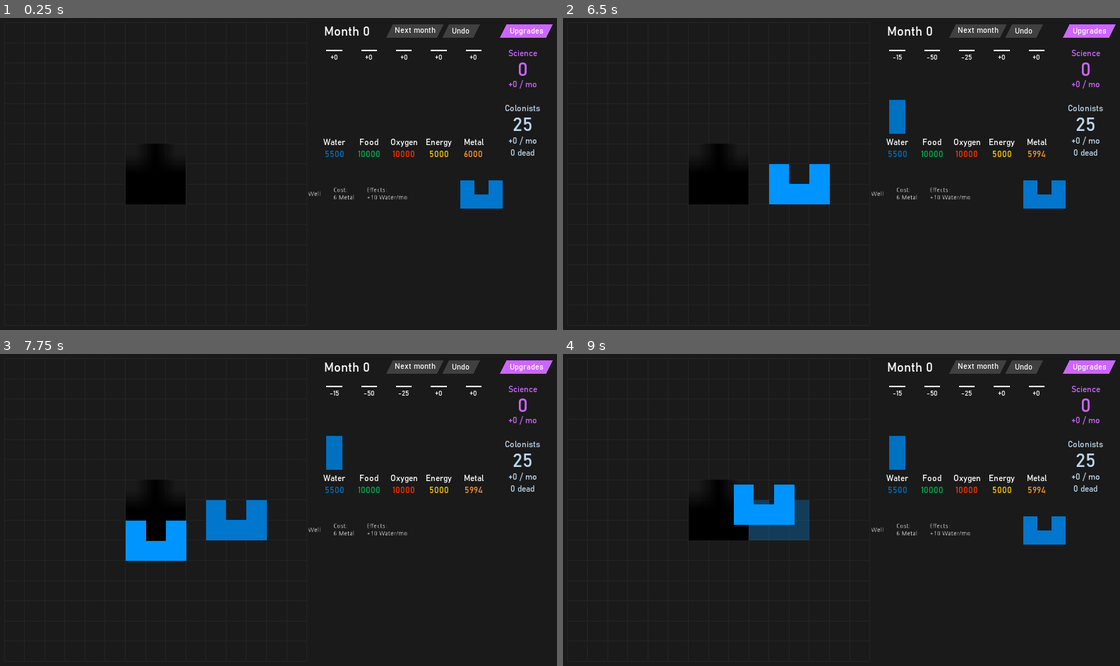
Above: before the commit, frames 1-4 (two rows, left to right).
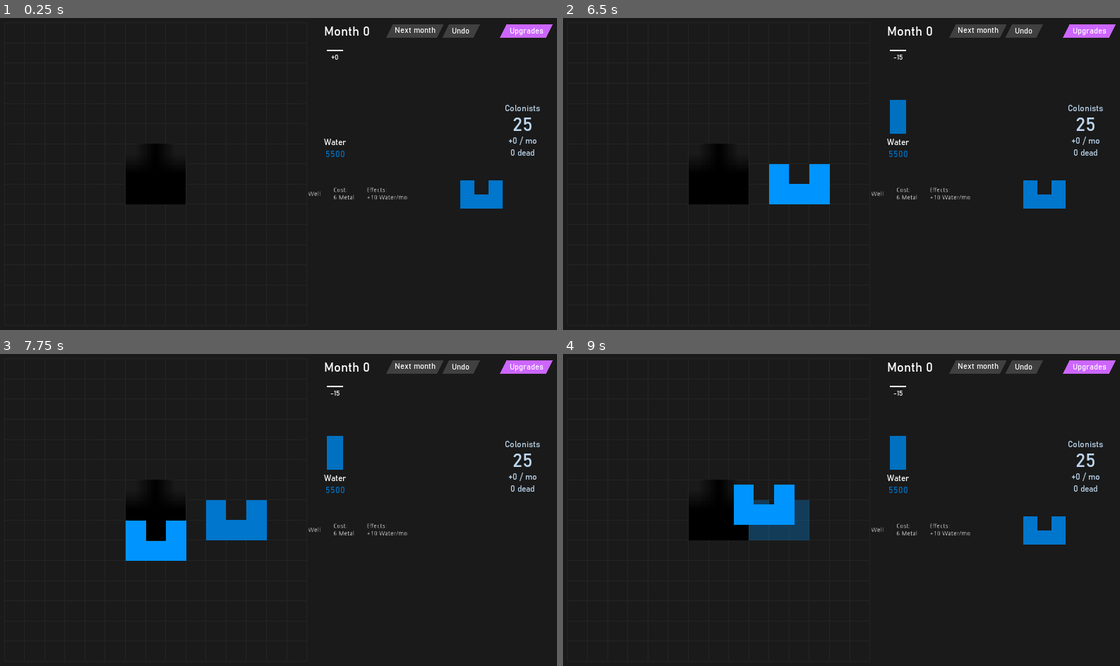
Above: after the commit, the same moments.

Repository: sirknightj/CEV-1
Game: Godot game, scene res://scenes/MainGameScene.tscn
Two runs of this game, one before a commit and one after it. Both use one fixed random seed, a clock stepped at 60 frames per second and the inputs below.
Inputs (mouse positions are in pixels of both pictures, inside the frame that each line leads up to):
- Up to frame 1 (0.25 s): no input
- Up to frame 2 (6.5 s): tap Enter at 0.5, 2, 3.5 s; drag from (718, 155) to (1030, 186) at 0.52 s; tap Space at 1.25, 2.75, 4.25 s; drag from (696, 174) to (1030, 186) at 1.27 s; move the mouse to (718, 174) at 2.02 s; press the mouse at (718, 174) at 2.03 s; release the mouse at (718, 174) at 2.75 s; drag from (741, 174) to (1058, 186) at 2.77 s; drag from (696, 192) to (1030, 202) at 3.52 s; drag from (718, 192) to (1030, 202) at 4.27 s; move the mouse to (741, 192) at 5.02 s; press the mouse at (741, 192) at 5.03 s; release the mouse at (741, 192) at 5.75 s; drag from (1030, 186) to (741, 174) at 5.77 s
- Up to frame 3 (7.75 s): drag from (467, 522) to (133, 528) at 6.52 s; drag from (467, 522) to (133, 528) at 7.27 s
- Up to frame 4 (9 s): move the mouse to (1058, 522) at 8.02 s; press the mouse at (1058, 522) at 8.03 s; release the mouse at (1058, 522) at 8.75 s; drag from (780, 510) to (674, 463) at 8.77 s

The runs differ from the first frame. In frame 1, 0.7% of the frame differs, in the area x 58-97%, y 10-45%; in frame 2, 0.7%; in frame 3, 0.7%; in frame 4, 0.7%.

Commit message:
Finish the early game progression

Diff:
--- a/source/scripts/Sidebar.gd
+++ b/source/scripts/Sidebar.gd
@@ -36,19 +36,30 @@
 	elif turn <= 5:
 		populate_sidebar_with_buildings([GameData.BuildingType.WATER1, GameData.BuildingType.FOOD1])
 		show_resources([GameData.ResourceType.WATER, GameData.ResourceType.FOOD])
-	elif turn <= 7:
+	elif turn <= 9:
 		populate_sidebar_with_buildings([GameData.BuildingType.WATER1, GameData.BuildingType.FOOD1, GameData.BuildingType.OXY1, GameData.BuildingType.METAL1])
 		show_resources([GameData.ResourceType.WATER, GameData.ResourceType.FOOD, GameData.ResourceType.OXYGEN, GameData.ResourceType.METAL])
 	elif turn <= 14:
 		populate_sidebar_with_buildings([GameData.BuildingType.WATER1, GameData.BuildingType.FOOD1, GameData.BuildingType.OXY1, GameData.BuildingType.METAL1, GameData.BuildingType.ELEC1])
-		show_resources([GameData.ResourceType.WATER, GameData.ResourceType.FOOD, GameData.ResourceType.OXYGEN, GameData.ResourceType.METAL, GameData.ResourceType.ELECTRICITY])
+		show_resources([GameData.ResourceType.WATER, GameData.ResourceType.FOOD, GameData.ResourceType.OXYGEN, GameData.ResourceType.METAL, GameData.ResourceType.ELECTRICITY, GameData.ResourceType.SCIENCE])
 	else:
 		populate_sidebar_with_buildings([GameData.BuildingType.WATER1, GameData.BuildingType.FOOD1, GameData.BuildingType.OXY1, GameData.BuildingType.METAL1, GameData.BuildingType.ELEC1, GameData.BuildingType.SCI1])
 		show_resources([GameData.ResourceType.WATER, GameData.ResourceType.FOOD, GameData.ResourceType.OXYGEN, GameData.ResourceType.METAL, GameData.ResourceType.ELECTRICITY, GameData.ResourceType.SCIENCE])
 
 func show_resources(resources : Array) -> void:
 	for resource in GameData.ResourceType.values():
-		show_resources[resource] = resources.has(resource)
+		toggle(resource, resources.has(resource))
+
+func toggle(resource : int, hide : bool) -> void:
+	# Graph handles food, water, oxygen, metal, and energy
+	if $Graph.RESOURCE_TYPE_TO_STRING.has(resource):
+		var node = get_node("Graph/HBoxContainer/" + $Graph.RESOURCE_TYPE_TO_STRING[resource])
+		node.visible = hide
+	elif resource == GameData.ResourceType.SCIENCE:
+		$Graph/Label.visible = hide
+		$Graph/ScienceStore.visible = hide
+		$Graph/ScienceDiff.visible = hide
+	# ignore people
 
 func populate_sidebar_with_buildings(_buildings : Array) -> void:
 	var buildings : Dictionary = {}
